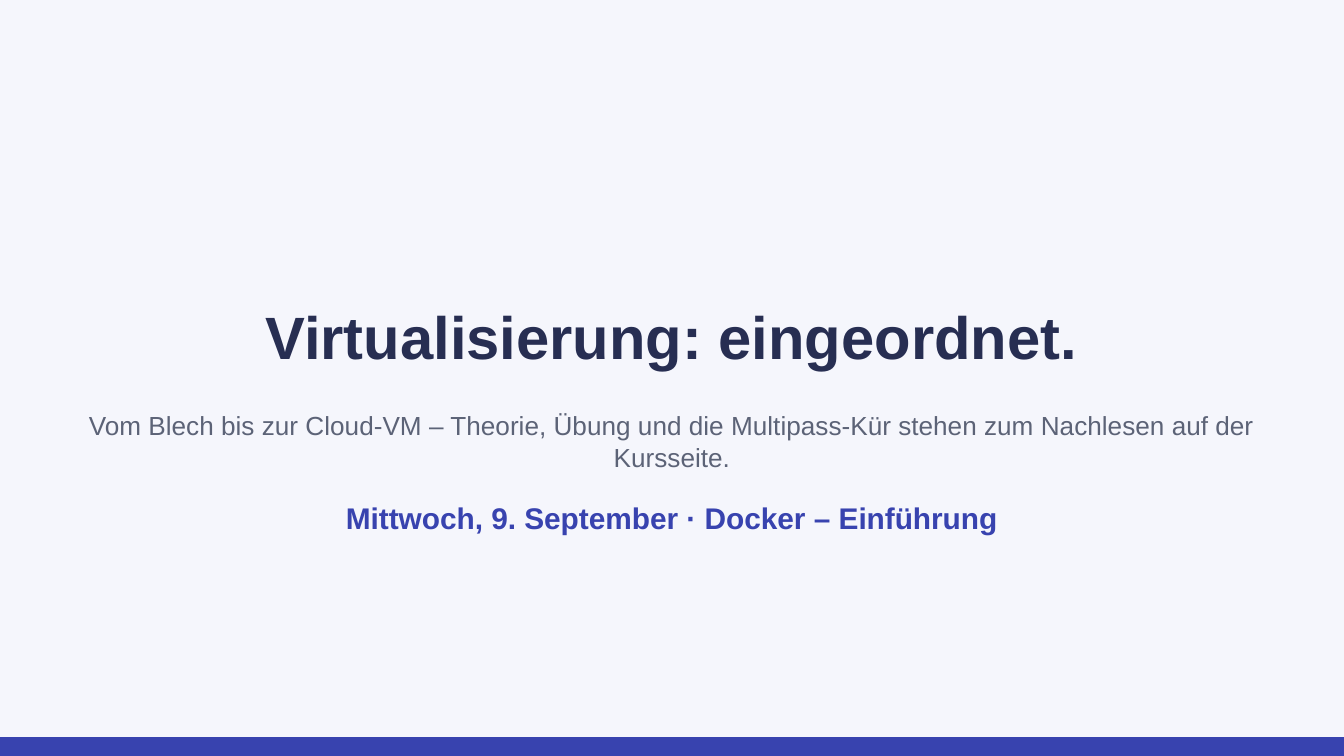
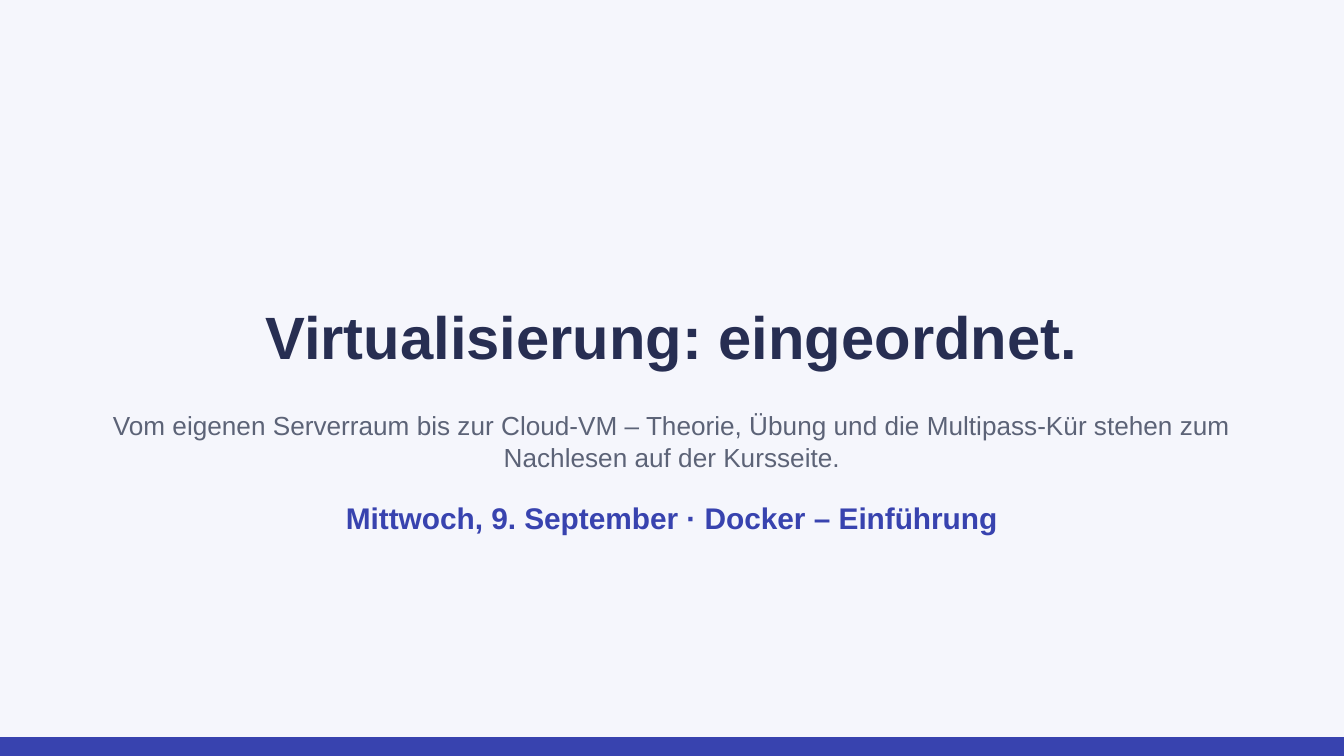
Before and after one commit to JacobMenge/kurs-unterlagen, a slide deck: slide 18 of folien/04-virtualisierung.pptx. Drawn at 1344x756 pixels with LibreOffice and Linux fonts; fonts in the diff are those of the drawing. Boxes give left, top, right and bottom in pixels: in the first picture for what was removed or moved away, otherwise in the second. Text is boxed around its words. In the diff, an @@ line names an element or a change of style, - is before the commit and + after.

```diff
--- a/folien/04-virtualisierung.pptx
+++ b/folien/04-virtualisierung.pptx
@@ text at box(113, 414, 1229, 467): text changed @@
-Vom Blech bis zur Cloud-VM – Theorie, Übung und die Multipass-Kür stehen zum Nachlesen auf der Kursseite.
+Vom eigenen Serverraum bis zur Cloud-VM – Theorie, Übung und die Multipass-Kür stehen zum Nachlesen auf der Kursseite.
```
Also in this commit, not shown: 1 other slide changed, 1 other file.
